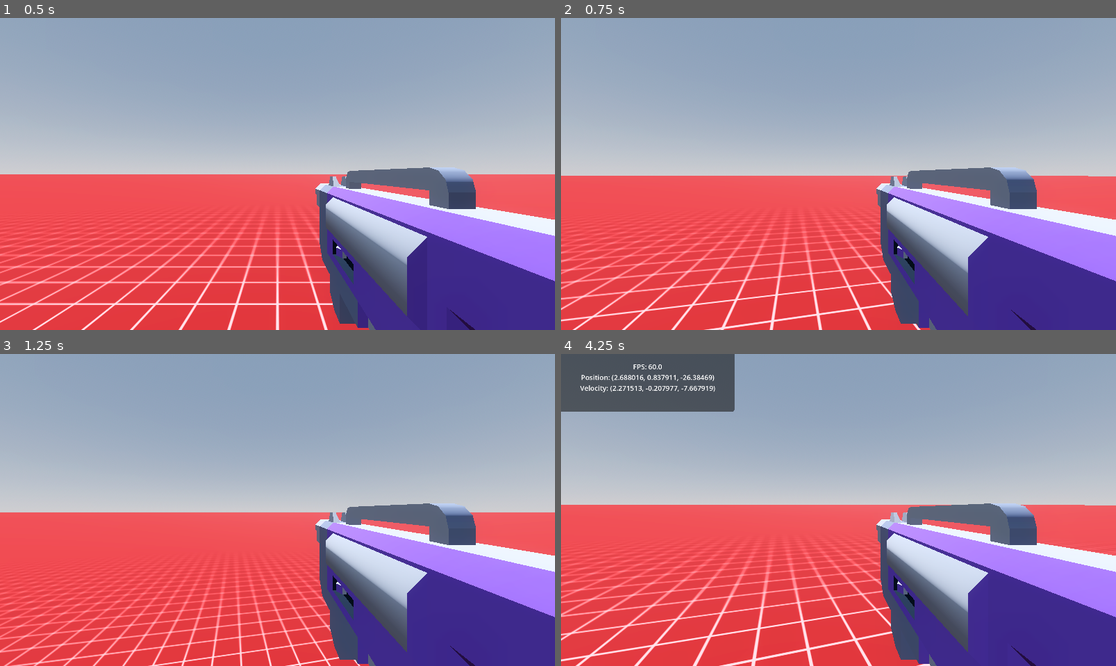
Above: before the commit, frames 1-4 (two rows, left to right).
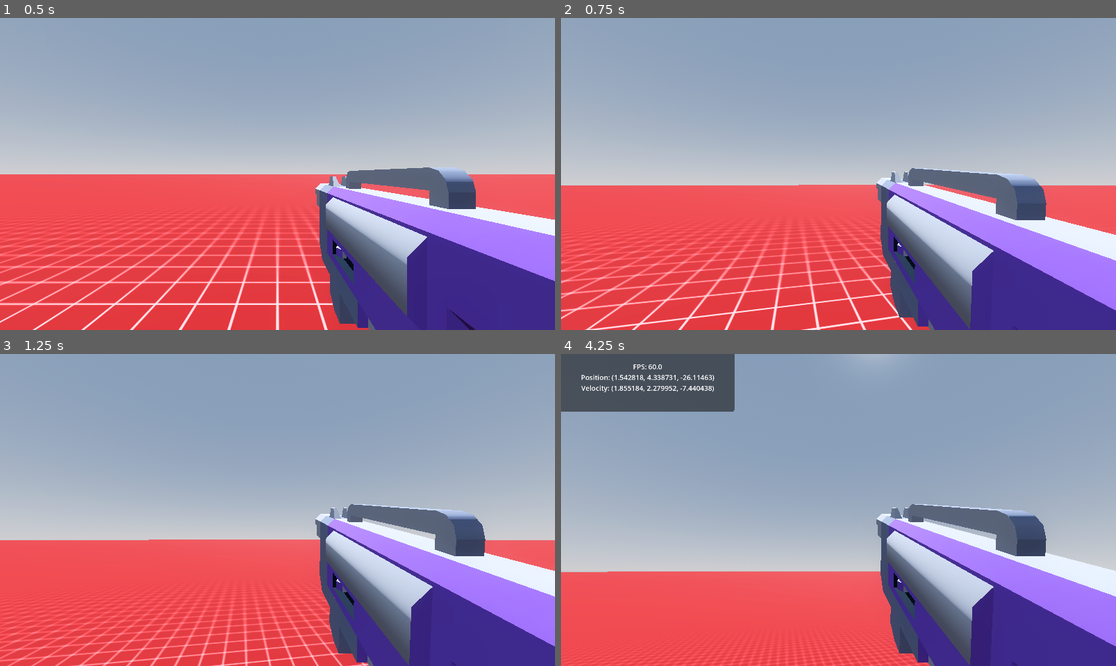
Above: after the commit, the same moments.

Repository: beanarchystudios/immersive
Game: Godot game, scene res://Scenes/Maps/playground.tscn
Two runs of this game, one before a commit and one after it. Both use one fixed random seed, a clock stepped at 60 frames per second and the inputs below.
Inputs (mouse positions are in pixels of both pictures, inside the frame that each line leads up to):
- Up to frame 1 (0.5 s): no input
- Up to frame 2 (0.75 s): tap Enter at 0.5 s; move the mouse to (866, 174) at 0.52 s; press the mouse at (866, 174) at 0.53 s; hold W (move_up) from 0.53 s (still down)
- Up to frame 3 (1.25 s): keep holding W (move_up); tap Space (jump) at 0.77 s
- Up to frame 4 (4.25 s): keep holding W (move_up); move the mouse to (810, 510) at 1.27 s; release the mouse at (810, 510) at 1.28 s; tap C (crouch) at 1.35 s; tap Space (jump) at 1.52, 3.02, 3.77 s; click (810, 510) at 1.55 s; move the mouse to (849, 503) at 2.02 s; hold V (noclip) 2.03-2.78 s; click (849, 503) at 2.3 s; move the mouse to (832, 516) at 2.77 s; tap Shift (run) at 2.85 s; click (832, 516) at 3.05 s; move the mouse to (877, 513) at 3.52 s; press the mouse at (877, 513) at 3.53 s

Frame 1 is identical in both runs. In frame 2, 14% of the frame differs, in the area x 0-100%, y 47-100%; in frame 3, 19%; in frame 4, 41%, in the area x 0-100%, y 0-100%.

Commit message:
Add Shooting

Diff:
--- a/Scenes/Player/Abilities/shoot.tscn
+++ b/Scenes/Player/Abilities/shoot.tscn
@@ -24,6 +24,10 @@
 debug_shape_custom_color = Color(1, 0, 0, 0.498039)
 script = ExtResource("1_7mmsb")
 
+[node name="FireRateTimer" type="Timer" parent="."]
+wait_time = 0.075
+one_shot = true
+
 [node name="BlasterPreloader" type="ResourcePreloader" parent="."]
 resources = [PackedStringArray("blasterA", "blasterB", "blasterC", "blasterD", "blasterE", "blasterF", "blasterG", "bla …(498 unchanged characters)…
 script = ExtResource("18_q6gju")
--- a/Scripts/Player/Abilities/shoot.gd
+++ b/Scripts/Player/Abilities/shoot.gd
@@ -2,6 +2,7 @@
 
 const CLIP_SCALE = 0.05
 
+@onready var fire_rate_timer: Timer = $FireRateTimer
 @onready var blaster_preloader: ResourcePreloader = $BlasterPreloader
 @onready var handle: Marker3D = $Handle
 
@@ -17,6 +18,10 @@
 # Called when the node enters the scene tree for the first time.
 func _ready() -> void:
 	current_blaster = 0
+
+func _physics_process(delta: float) -> void:
+	if Input.is_action_pressed("shoot") and fire_rate_timer.is_stopped() and blaster_node:
+		print(shoot())
 
 func change_blaster(new_blaster: int) -> void:
 	var blaster: Node3D = blaster_preloader.load_blaster(new_blaster).instantiate() as Node3D
@@ -35,3 +40,18 @@
 	handle.add_child(blaster)
 
 	blaster_node = blaster
+
+func shoot() -> Node3D:
+	fire_rate_timer.start()
+
+	owner.rotation.y += randf_range(-0.015, 0.015)
+	owner.pivot.rotation.x += 0.015
+
+	var rot_tween := get_tree().create_tween()
+	blaster_node.rotation.x = -0.1
+	rot_tween.tween_property(blaster_node, "rotation:x", 0.0, fire_rate_timer.wait_time)
+
+	var collider: Node3D = null
+	if is_colliding():
+		collider = get_collider()
+	return collider
--- a/project.godot
+++ b/project.godot
@@ -62,6 +62,11 @@
 "events": [Object(InputEventKey,"resource_local_to_scene":false,"resource_name":"","device":-3,"window_id":0,"alt_press …(191 unchanged characters)…
 ]
 }
+shoot={
+"deadzone": 0.2,
+"events": [Object(InputEventMouseButton,"resource_local_to_scene":false,"resource_name":"","device":-3,"window_id":0,"alt_pressed":false,"shift_pressed":false,"ctrl_pressed":false,"meta_pressed":false,"button_mask":0,"position":Vector2(0, 0),"global_position":Vector2(0, 0),"factor":1.0,"button_index":1,"canceled":false,"pressed":false,"double_click":false,"script":null)
+]
+}
 
 [rendering]
 
